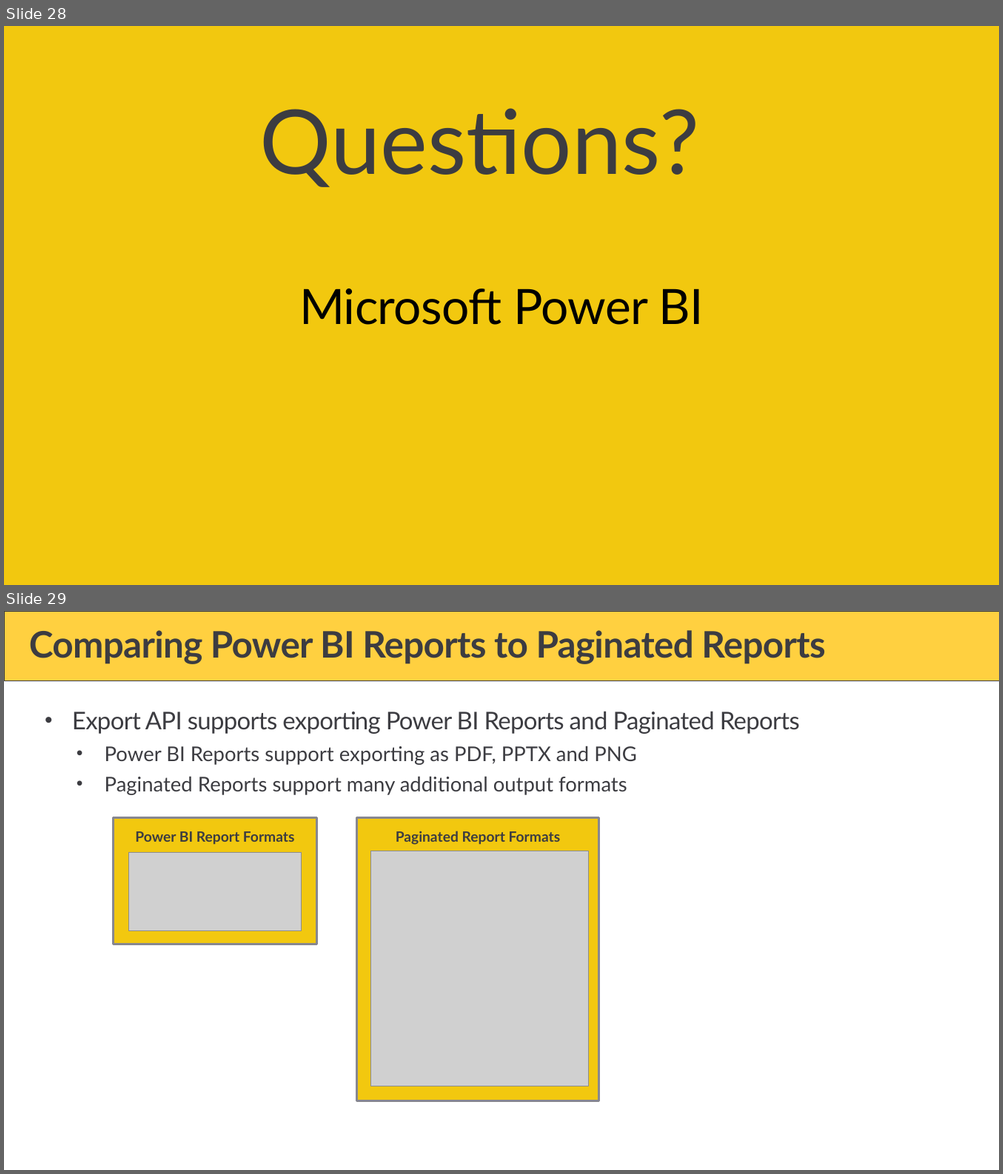
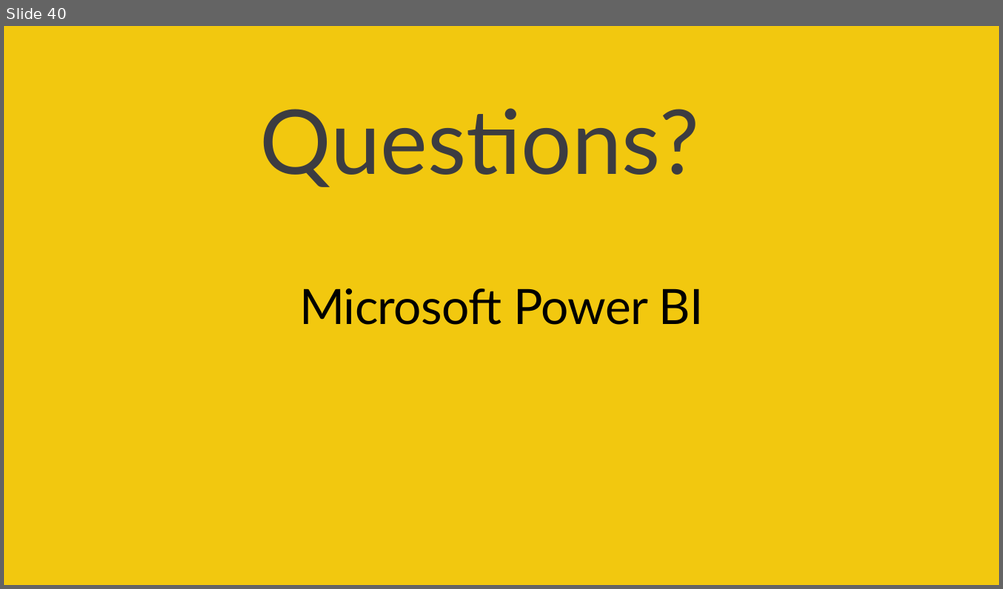
Before and after one commit to PowerBiDevCamp/Camp-Sessions, a slide deck: Session 17 - Building Solutions using Power Automate and the Power BI REST APIs.pptx. Shown one above the other, each under a label of ours: slides 28 and 29 before the commit, slide 40 after it. The pictures are 1003x1174 and 1003x589 pixels, drawn with LibreOffice and Linux fonts; fonts in the diff are those of the drawing; grey boxes stand for pictures; background and template pictures are left out. Boxes give left, top, right and bottom in pixels: in the first picture for what was removed or moved away, otherwise in the second. Text is boxed around its words. In the diff, an @@ line names an element or a change of style, - is before the commit and + after.

```diff
--- a/Session 17 - Building Solutions using Power Automate and the Power BI REST APIs.pptx
+++ b/Session 17 - Building Solutions using Power Automate and the Power BI REST APIs.pptx
@@ slide 29 removed at [4, 611, 999, 1170], background #FFFFFF @@
@@ rectangle removed at [4, 611, 999, 681] @@
@@ title removed at [29, 630, 825, 664] @@
-Comparing Power BI Reports to Paginated Reports
@@ text removed at [72, 711, 800, 795] @@
-• Export API supports exporting Power BI Reports and Paginated Reports
-  • Power BI Reports support exporting as PDF, PPTX and PNG
-  • Paginated Reports support many additional output formats
@@ rectangle removed at [114, 818, 317, 945] @@
-Power BI Report Formats
@@ rectangle removed at [356, 818, 598, 1102] @@
-Paginated Report Formats
@@ picture removed at [128, 852, 301, 931] @@
@@ picture removed at [371, 851, 589, 1085] @@
@@ what was slide 28 is now slide 40 @@
```
Also in this commit, not shown: 11 slides changed, 14 slides added, 10 other slides removed.
